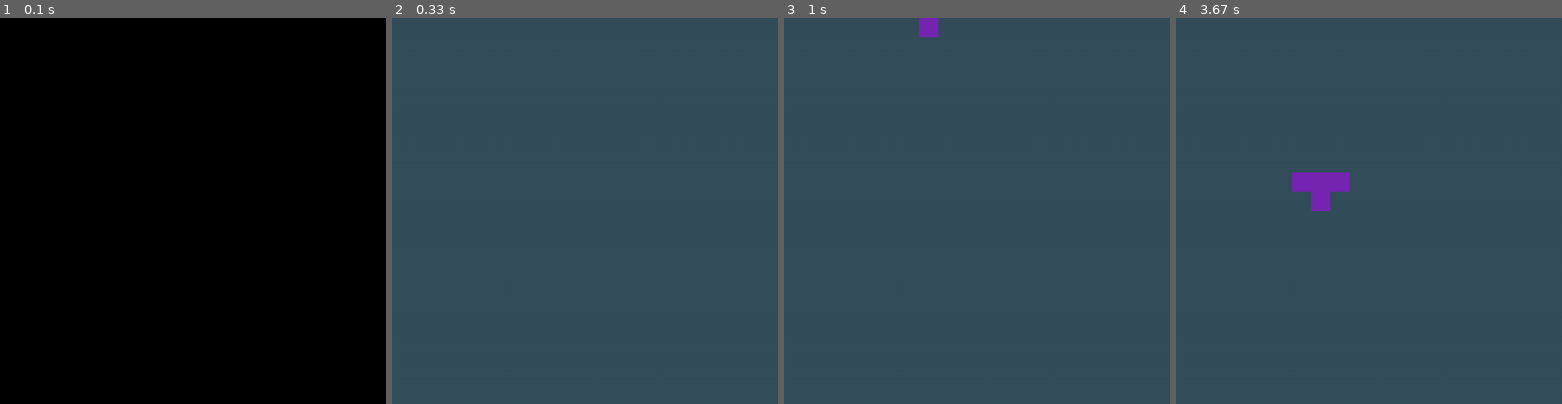
Above: before the commit, frames 1-4 (left to right).
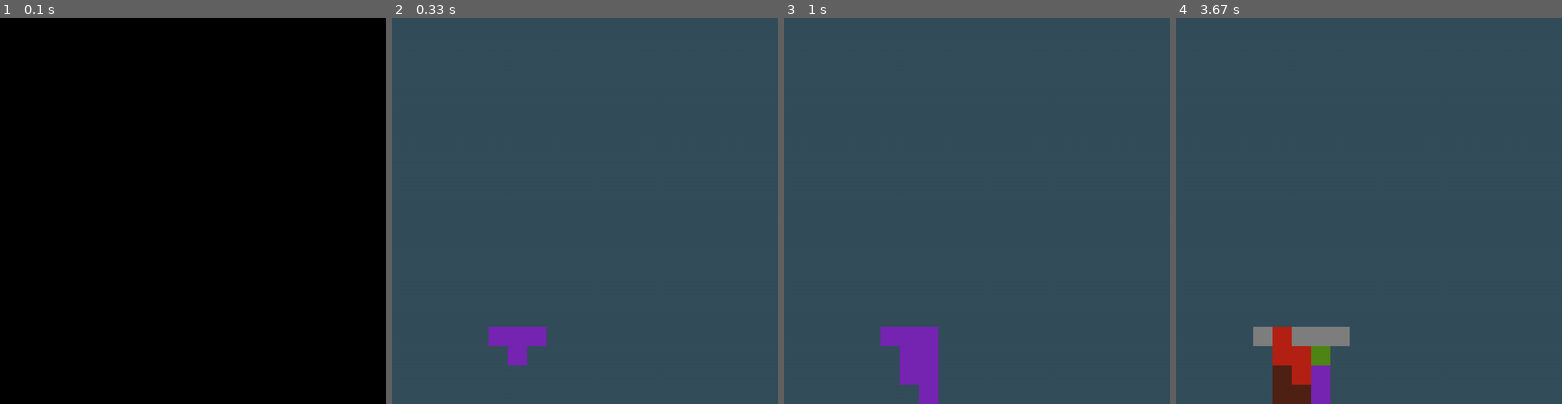
Above: after the commit, the same moments.

Repository: coolryan/TetrisGameWithPygame
Game: pygame game, started from src/main.py
Two runs of this game, one before a commit and one after it. Both use one fixed random seed, a clock stepped at 60 frames per second and the inputs below.
Inputs:
- Up to frame 1 (0.1 s): no input
- Up to frame 2 (0.33 s): no input
- Up to frame 3 (1 s): hold Space 0.33-0.8 s; hold Right 0.33-0.8 s; hold Right from 0.83 s (still down); tap Space at 0.9 s
- Up to frame 4 (3.67 s): release Right at 1.3 s; hold Right 1.33-1.8 s; tap Space at 1.4, 1.9, 2.2, 2.47, 2.8, 3.23, 3.53 s; hold Left 1.83-2.37 s; hold Down 2.4-2.7 s; hold Left 2.73-3.13 s; hold Right from 3.17 s (still down)

Frame 1 is identical in both runs. In frame 2, 1.0% of the frame differs, in the area x 25-40%, y 80-90%; in frame 3, 2.2%; in frame 4, 4.5%, in the area x 20-45%, y 40-100%.

Commit message:
moved game loop into tetrisGame py file

Diff:
--- a/src/main.py
+++ b/src/main.py
@@ -30,142 +30,16 @@
     # initialize pygame
     pygame.init()
 
+    game_width, game_height = 20, 25
+    grid_location_x, grid_location_y = 5, 5
+
     # Size in grid
     grid_width, grid_height, square_size = 10, 20, 50
-    size = ((grid_width+10)*square_size, grid_height*square_size)
+    tetris = TetrisGame(game_width, game_height, grid_location_x, grid_location_y,
+        grid_width, grid_height, square_size)
 
-    game_paused, menu_state = False, "main"
-    font = pygame.font.SysFont("arial", 40)
-    TEXT_COL = (255, 255, 255)
+    tetris.start()
 
-    # screen window
-    screen = pygame.display.set_mode((size))
-
-    # title & caption
-    pygame.display.set_caption('Tetris')
-
-    # font variables
-    font = pygame.font.SysFont('arial', 40)
-
-    # # load images
-    # path = "src/Button/Images/"
-    # start_img = pygame.image.load(os.path.join(os.getcwd(), path, "start_btn.png"))
-    # exit_img = pygame.image.load(os.path.join(os.getcwd(), path, "exit_btn.png"))
-    # resume_img = pygame.image.load(os.path.join(os.getcwd(), path, "button_resume.png"))
-    # options_img = pygame.image.load(os.path.join(os.getcwd(), path, "button_options.png"))
-    # quit_img = pygame.image.load(os.path.join(os.getcwd(), path, "button_quit.png"))
-    # back_img = pygame.image.load(os.path.join(os.getcwd(), path, "button_back.png"))
-
-    # # create button instances
-    # start_button = Button(200, 200, start_img, 0.8)
-    # exit_button = Button(200, 200, exit_img, 0.8)
-    # resume_button = Button(304, 125, resume_img, 1)
-    # options_button = Button(297, 250, options_img, 1)
-    # quit_button = Button(336, 375, quit_img, 1)
-    # back_button = Button(332, 450, back_img, 1)
-
-    # instance
-    game = TetrisGame(grid_width, grid_height, square_size)
-
-    # game variables
-    running = True
-    game_tick_freq = 3
-    turn = 0
-
-     # game loop
-    while running:
-        moved = False
-        screen.fill((52, 78, 91))
-
-        # call draw
-        game.draw(screen)
-
-        if game.state is GAMESTATE.GAMEOVER:
-            print("Game over")
-            break
-
-        # call move
-        if turn % game_tick_freq == 0:
-            game.move()
-            moved = True
-
-        # call deactive
-        game.deactivate()
-
-        # call new figures
-        if game.getActiveFigure() is None:
-            game.newFigure()
-
-        # check if game is paused
-        if game_paused == True:
-            # check menu state
-            if menu_state == "main":
-                # # check buttons has been drawn
-                # if start_button.draw(screen):
-                #      # call draw
-                #     game.draw(screen)
-
-                #     # call move
-                #     game.move()
-
-                # if exit_button.draw(screen):
-                #     # quit
-                #     pygame.quit()
-                #     sys.exit(0)
-                pass
-
-                # draw pause screen buttons
-                if resume_button.draw(screen):
-                    game_paused = False
-
-                if options_button.draw(screen):
-                    menu_state = "options"
-
-                # if quit_button.draw(screen):
-                #     running = False
-                #     # quit
-                #     pygame.quit()
-                #     sys.exit(0)
-
-            # check if the options menu is open
-            if menu_state == "options":
-                if back_button.draw(screen):
-                    menu_state = "main"
-
-        # event handler
-        for event in pygame.event.get():
-            if event.type == pygame.KEYDOWN:
-                if event.type == QUIT:
-                    # quit
-                    running = False
-                    pygame.quit()
-                    sys.exit(0)
-                if event.key == K_DOWN:
-                    game.downMove()
-                    moved = True
-                if event.key == K_LEFT:
-                    game.leftMove()
-                    moved = True
-                if event.key == K_RIGHT:
-                    game.rightMove()
-                    moved = True
-                if event.key == K_SPACE:
-                    game.rotate()
-                    moved = True
-                if event.key == K_ESCAPE:
-                    game_paused = True
-
-        time.sleep(.1)
-        turn += 1
-        if moved:
-            game.updateGrid()
-
-        game.checkGameState()
-
-        #game.clearFullRows()
-
-        # pygame update
-        pygame.display.update()
 
 # run the main program
 if __name__ == '__main__':
--- a/src/models/TetrisGame.py
+++ b/src/models/TetrisGame.py
@@ -18,16 +18,24 @@
     currentFigureIndex = 0
 
     """constructor"""
-    def __init__(self, width, height, square_size):
+    def __init__(self, game_width, game_height, grid_location_x, grid_location_y,
+        grid_width, grid_height, square_size
+    ):
         self.level, self.score = 2, 0
         self.state = GAMESTATE.RUNNING
-        self.height, self.width = height, width
+
+        self.height, self.width = game_height, game_width
+        self.grid_location_x, self.grid_location_y = grid_location_x, grid_location_y
+        self.grid_width, self.grid_height = grid_width, grid_height
+        self.square_size = square_size
+
+        self.figures, self.nextFigures = [], []
         self.velocity = 1
-        self.figures, self.nextFigures = [], []
-        self.square_size = square_size
+
         self.initFigures()
+
         # Grid is by y then x. So grid[y][x]
-        self.grid = [[None for i in range(width)] for j in range(height)]
+        self.grid = [[None for i in range(self.grid_width)] for j in range(self.grid_height)]
 
     @classmethod
     def _getNextFigureId(cls) -> int:
@@ -36,20 +44,20 @@
 
 
     def initFigures(self):
-        self.nextFigures.append(Figure.getRandomFigure(self._getNextFigureId(), self.width, self.height, self.square_size))
-        self.nextFigures.append(Figure.getRandomFigure(self._getNextFigureId(), self.width, self.height, self.square_size))
-        self.nextFigures.append(Figure.getRandomFigure(self._getNextFigureId(), self.width, self.height, self.square_size))
-        self.nextFigures.append(Figure.getRandomFigure(self._getNextFigureId(), self.width, self.height, self.square_size))
+        self.nextFigures.append(Figure.getRandomFigure(self._getNextFigureId(), self.grid_width, self.grid_height, self.square_size))
+        self.nextFigures.append(Figure.getRandomFigure(self._getNextFigureId(), self.grid_width, self.grid_height, self.square_size))
+        self.nextFigures.append(Figure.getRandomFigure(self._getNextFigureId(), self.grid_width, self.grid_height, self.square_size))
+        self.nextFigures.append(Figure.getRandomFigure(self._getNextFigureId(), self.grid_width, self.grid_height, self.square_size))
 
     # new figure method
     def newFigure(self):
         nextFig: Figure = self.nextFigures.pop()
 
-        nextFig.setX(self.width//2)
-        nextFig.setY(-4)
+        nextFig.setX(self.grid_width//2)
+        nextFig.setY(self.grid_height-4)
         nextFig.isActive = True
 
-        self.nextFigures.append(Figure.getRandomFigure(self._getNextFigureId(), self.width, self.height, self.square_size))
+        self.nextFigures.append(Figure.getRandomFigure(self._getNextFigureId(), self.grid_width, self.grid_height, self.square_size))
 
         self.figures.append(nextFig)
 
@@ -60,7 +68,7 @@
 
     def updateGrid(self):
         # Reset the grid
-        self.grid = [[None for i in range(self.width)] for j in range(self.height)]
+        self.grid = [[None for i in range(self.grid_width)] for j in range(self.grid_height)]
         # Add each figure's coords to the grid
         for fig in self.figures:
             for coord in fig.coordList:
@@ -119,7 +127,7 @@
 
             while empty:
                 spacesUnder += 1
-                if y+spacesUnder >= self.height:
+                if y+spacesUnder >= self.grid_height:
                     break
 
                 if self.grid[y+spacesUnder][x] is None or self.grid[y+spacesUnder][x] is activeFigure:
@@ -144,7 +152,7 @@
     def move(self):
         for fig in self.figures:
             if fig.state == "start":
-                spaceLeft = self.height - fig.getBottom() - 1
+                spaceLeft = self.grid_height - fig.getBottom() - 1
                 enoughSpace = self.velocity < spaceLeft
                 moveAmount = self.velocity if enoughSpace else spaceLeft
 
@@ -153,7 +161,7 @@
                 else:
                     fig.setY(fig.y+moveAmount)
 
-            if fig.getBottom() == self.height -1:
+            if fig.getBottom() == self.grid_height -1:
                 fig.state = "stop"
 
     # leftMove method
@@ -171,8 +179,8 @@
     # rightMove method
     def rightMove(self):
         for fig in self.figures:
-            if fig.isActive and fig.getRight() <= self.width:
-                moveAmount = 1 if (self.width - fig.getRight()) > 1 else 0
+            if fig.isActive and fig.getRight() <= self.grid_width:
+                moveAmount = 1 if (self.grid_width - fig.getRight()) > 1 else 0
 
                 if self.willCollide(fig=fig, dx=moveAmount, dy=0):
                     continue
@@ -182,8 +190,8 @@
     # downMove method
     def downMove(self):
         for fig in self.figures:
-            if fig.isActive and fig.getBottom() <= self.height:
-                spaceLeft = self.height - fig.getBottom() - 1
+            if fig.isActive and fig.getBottom() <= self.grid_height:
+                spaceLeft = self.grid_height - fig.getBottom() - 1
                 enoughSpace = self.velocity < spaceLeft
                 moveAmount = self.velocity if enoughSpace else spaceLeft
 
@@ -192,7 +200,7 @@
                 else:
                     fig.setY(fig.y+moveAmount)
 
-            if fig.getBottom() == self.height -1:
+            if fig.getBottom() == self.grid_height -1:
                 fig.state = "stop"
 
     # rotate method
@@ -220,3 +228,137 @@
             if shapeAtCoord and not thisFigAtCoord:
                 return True
         return False
+
+    def start(self):
+
+        size = ((self.grid_width+10)*self.square_size, self.grid_height*self.square_size)
+
+        game_paused, menu_state = False, "main"
+        font = pygame.font.SysFont("arial", 40)
+        TEXT_COL = (255, 255, 255)
+
+        # screen window
+        screen = pygame.display.set_mode((size))
+
+        # title & caption
+        pygame.display.set_caption('Tetris')
+
+        # font variables
+        font = pygame.font.SysFont('arial', 40)
+
+        # # load images
+        # path = "src/Button/Images/"
+        # start_img = pygame.image.load(os.path.join(os.getcwd(), path, "start_btn.png"))
+        # exit_img = pygame.image.load(os.path.join(os.getcwd(), path, "exit_btn.png"))
+        # resume_img = pygame.image.load(os.path.join(os.getcwd(), path, "button_resume.png"))
+        # options_img = pygame.image.load(os.path.join(os.getcwd(), path, "button_options.png"))
+        # quit_img = pygame.image.load(os.path.join(os.getcwd(), path, "button_quit.png"))
+        # back_img = pygame.image.load(os.path.join(os.getcwd(), path, "button_back.png"))
+
+        # # create button instances
+        # start_button = Button(200, 200, start_img, 0.8)
+        # exit_button = Button(200, 200, exit_img, 0.8)
+        # resume_button = Button(304, 125, resume_img, 1)
+        # options_button = Button(297, 250, options_img, 1)
+        # quit_button = Button(336, 375, quit_img, 1)
+        # back_button = Button(332, 450, back_img, 1)
+
+        # game variables
+        running = True
+        game_tick_freq = 3
+        turn = 0
+
+         # game loop
+        while running:
+            moved = False
+            screen.fill((52, 78, 91))
+
+            # call draw
+            self.draw(screen)
+
+            if self.state is GAMESTATE.GAMEOVER:
+                print("Game over")
+                break
+
+            # call move
+            if turn % game_tick_freq == 0:
+                self.move()
+                moved = True
+
+            # call deactive
+            self.deactivate()
+
+            # call new figures
+            if self.getActiveFigure() is None:
+                self.newFigure()
+
+            # check if game is paused
+            if game_paused == True:
+                # check menu state
+                if menu_state == "main":
+                    # # check buttons has been drawn
+                    # if start_button.draw(screen):
+                    #      # call draw
+                    #     self.draw(screen)
+
+                    #     # call move
+                    #     self.move()
+
+                    # if exit_button.draw(screen):
+                    #     # quit
+                    #     pygame.quit()
+                    #     sys.exit(0)
+                    pass
+
+                    # draw pause screen buttons
+                    if resume_button.draw(screen):
+                        game_paused = False
+
+                    if options_button.draw(screen):
+                        menu_state = "options"
+
+                    # if quit_button.draw(screen):
+                    #     running = False
+                    #     # quit
+                    #     pygame.quit()
+                    #     sys.exit(0)
+
+                # check if the options menu is open
+                if menu_state == "options":
+                    if back_button.draw(screen):
+                        menu_state = "main"
+
+            # event handler
+            for event in pygame.event.get():
+                if event.type == pygame.KEYDOWN:
+                    if event.type == QUIT:
+                        # quit
+                        running = False
+                        pygame.quit()
+                        sys.exit(0)
+                    if event.key == K_DOWN:
+                        self.downMove()
+                        moved = True
+                    if event.key == K_LEFT:
+                        self.leftMove()
+                        moved = True
+                    if event.key == K_RIGHT:
+                        self.rightMove()
+                        moved = True
+                    if event.key == K_SPACE:
+                        self.rotate()
+                        moved = True
+                    if event.key == K_ESCAPE:
+                        game_paused = True
+
+            time.sleep(.1)
+            turn += 1
+            if moved:
+                self.updateGrid()
+
+            self.checkGameState()
+
+            #self.clearFullRows()
+
+            # pygame update
+            pygame.display.update()
